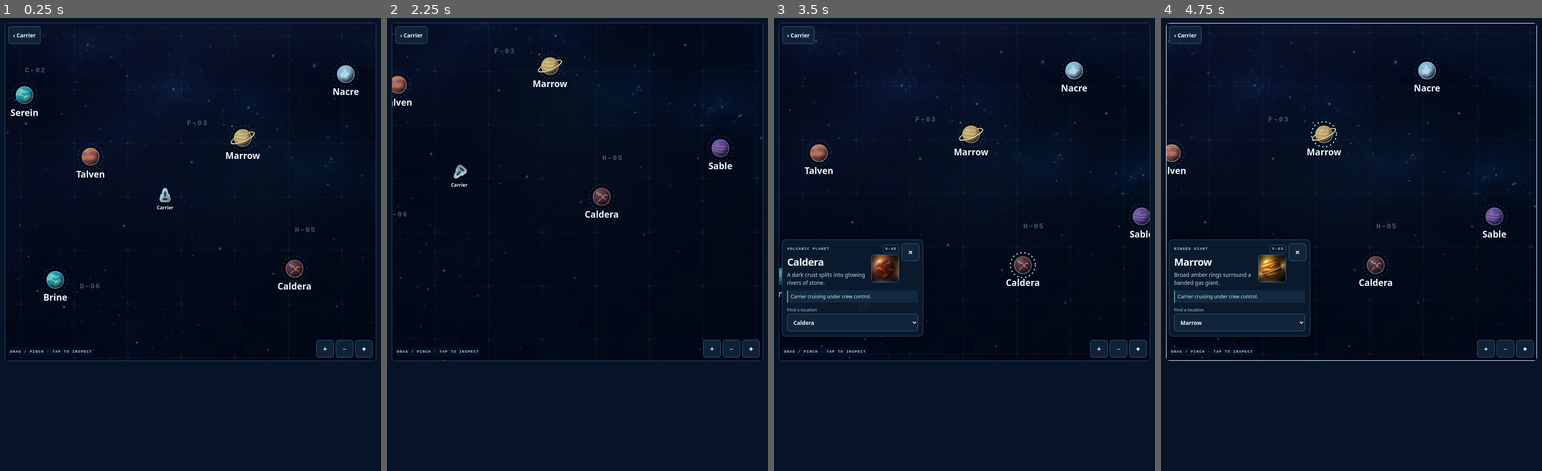
Above: before the commit, frames 1-4 (left to right).
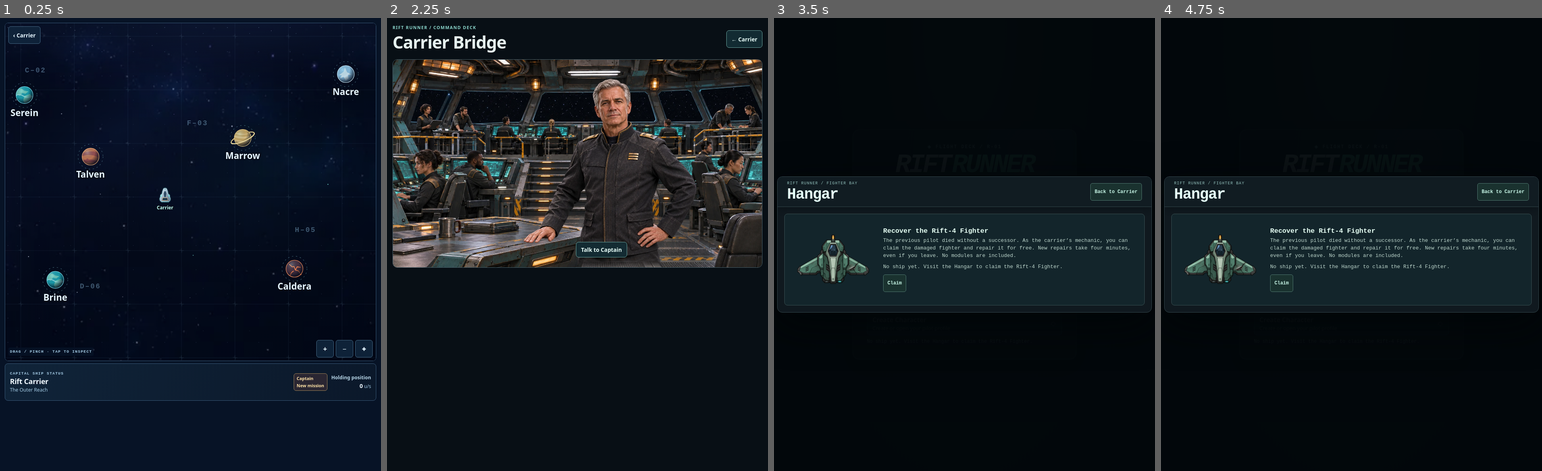
Above: after the commit, the same moments.

Repository: gambizt3-dev/rift-runner
Game: browser game, page galaxy-map.html
Same seed, same stepped clock (60 frames per second), same inputs: the game is played once before the commit and once after it.
Inputs (mouse positions are in pixels of both pictures, inside the frame that each line leads up to; where the layout moved, square brackets give the same spot in the first picture):
- Up to frame 1 (0.25 s): no input
- Up to frame 2 (2.25 s): click (577, 190) at 0.27 s; hold Right 1.03-1.53 s; click (577, 226) at 1.07 s; tap Ctrl at 1.1, 1.6, 2.1 s; hold Down 1.58-1.85 s; click (505, 158) at 1.67 s; hold Left from 1.9 s (still down); click (703, 380) at 2.02 s, where only the run after the commit has a clickable "Captain New mission"
- Up to frame 3 (3.5 s): click (1036, 108) [1036, 140] at 2.27 s; release Left at 2.47 s; hold Up 2.52-2.82 s; tap Ctrl at 2.6, 3.1 s; click (1021, 321) [1021, 258] at 2.87 s; hold Right from 2.87 s (still down); click (854, 439) at 3.27 s, where only the run after the commit has a clickable "Go to Hangar"; click (907, 357) [873, 276] at 3.47 s
- Up to frame 4 (4.75 s): release Right at 3.53 s; hold Up 3.58-3.82 s; tap Ctrl at 3.6, 4.1, 4.6 s; hold Left 3.87-4.3 s; click (1351, 153) [1351, 122] at 4.07 s; hold Down 4.35-4.68 s; click (1420, 267) [1461, 208] at 4.67 s; hold Right from 4.73 s (still down)

The runs differ from the first frame. In frame 1, 0.7% of the frame differs, in the area x 1-99%, y 76-85%; in frame 2, 36%; in frame 3, 64%; in frame 4, 65%, in the area x 0-100%, y 0-100%.

Commit message:
Add live capital ship status and Captain briefing alerts below the Galaxy Map

Diff:
--- a/galaxy-map.css
+++ b/galaxy-map.css
@@ -7,9 +7,18 @@
 .eyebrow span,.chart-hint span{color:#5de0d0;padding-inline:3px}
 .control{min-height:44px;display:inline-flex;align-items:center;justify-content:center;border:1px solid #456884;border-radius:6px;background:#10243b;color:#e5f6ff;padding:7px 11px;font:700 .86rem system-ui;text-decoration:none;white-space:nowrap;cursor:pointer;touch-action:manipulation}
 .control:hover{background:#1c394f}.control:focus-visible{outline:2px solid #b2fff1;outline-offset:2px}.control:disabled{opacity:.42;cursor:default}
-.atlas-body{position:relative}
+.atlas-body{--carrier-strip:clamp(74px,12svh,94px);--strip-gap:6px;display:grid;gap:var(--strip-gap)}
+.atlas-surface{position:relative;min-width:0}
+.carrier-strip{min-height:var(--carrier-strip);min-width:0;display:flex;justify-content:space-between;align-items:center;gap:10px;padding:7px 12px;border:1px solid #395978;border-radius:8px;background:linear-gradient(112deg,#102439,#0b182a);font-size:.76rem;line-height:1.2;color:#a5cce6}
+.carrier-strip-ident{min-width:0}
+.carrier-strip h2{margin:3px 0;color:#f0f8ff;font-size:clamp(.92rem,3.6vw,1.14rem);letter-spacing:-.02em}
+.carrier-strip-flight{flex:none;min-width:86px;text-align:right}
+.strip-motion{color:#b8d7e9;font-weight:750}
+.strip-motion[data-motion=cruising],.strip-motion[data-motion=transit]{color:#a0f5e3}
+.strip-speed{margin-top:4px;font-size:.75rem;font-variant-numeric:tabular-nums}
+.strip-speed strong{color:#eff8ff;font-size:.9rem}
 .chart,.details{min-width:0;border:1px solid #395978;border-radius:9px;background:#0b1a2d;overflow:hidden}
-.viewport{height:clamp(390px,calc(100svh - 28px),850px);position:relative;touch-action:none;overflow:hidden;background:#080f23;user-select:none}
+.viewport{height:clamp(390px,calc(100svh - 30px - var(--carrier-strip) - var(--strip-gap)),850px);position:relative;touch-action:none;overflow:hidden;background:#080f23;user-select:none}
 #galaxy-chart{display:block;width:100%;height:100%;cursor:grab}
 .viewport.dragging svg{cursor:grabbing}
 .sector-labels{font:700 16px ui-monospace,monospace;letter-spacing:.14em;fill:#739cba;opacity:.53}
@@ -33,7 +42,7 @@
 .details label{display:block;font-size:.69rem;color:#abcbe0;margin-bottom:3px}.details select{width:100%;white-space:normal}
 @media(max-width:690px){
  .atlas{--atlas-bottom:env(safe-area-inset-bottom,0px)}
- .viewport{height:max(285px,calc(100svh - var(--atlas-top) - var(--atlas-bottom) - 2px));height:max(285px,calc(100dvh - var(--atlas-top) - var(--atlas-bottom) - 2px))}
+ .viewport{height:max(285px,calc(100svh - var(--atlas-top) - var(--atlas-bottom) - 2px - var(--carrier-strip) - var(--strip-gap)));height:max(285px,calc(100dvh - var(--atlas-top) - var(--atlas-bottom) - 2px - var(--carrier-strip) - var(--strip-gap)))}
 }
 @media(prefers-reduced-motion:reduce){*,*::before,*::after{scroll-behavior:auto!important}}
 #galaxy-chart:focus-visible{outline:2px solid #92eade;outline-offset:-2px}
@@ -48,3 +57,7 @@
 .viewport>.back{position:absolute;z-index:2;inset-block-start:8px;inset-inline-start:8px;background:#10243beb}
 
 .signal[data-surveyed] .world-orbit{stroke:#ffd29b;stroke-width:2;opacity:.92}
+
+.captain-alert{display:grid;justify-items:start;gap:2px;padding:4px 7px;margin-inline-start:auto;background:#2a2632;color:#ffe3a6;border-color:#9c8055;font-size:.68rem;line-height:1.15}
+.captain-alert strong{font-weight:800}.captain-alert:hover{background:#493b32;color:#fff0ba}
+@media(max-width:350px){.carrier-strip{gap:6px;padding-inline:7px}.carrier-strip-flight{min-width:68px}.carrier-strip .eyebrow{letter-spacing:.06em}}
--- a/galaxy-map.html
+++ b/galaxy-map.html
@@ -6,13 +6,16 @@
 <meta name="theme-color" content="#071326">
 <title>Galaxy Map · Rift Runner</title>
 <link rel="icon" href="./rift-192.png">
-<link rel="stylesheet" href="./galaxy-map.css?v=158">
-<script src="./galaxy-map.js?v=158" defer></script>
+<link rel="stylesheet" href="./galaxy-map.css?v=159">
+<script src="./pilot-credits.js?v=159" data-read-only defer></script>
+<script src="./pilot-missions.js?v=159" defer></script>
+<script src="./galaxy-map.js?v=159" defer></script>
 </head>
 <body>
 <main class="atlas" aria-labelledby="galaxy-title">
  <h1 class="atlas-sr-only" id="galaxy-title">Galaxy Map</h1>
  <div class="atlas-body">
+  <div class="atlas-surface">
   <section class="chart" aria-labelledby="galaxy-sector-title">
    <div class="atlas-sr-only"><b id="galaxy-sector-title">The Outer Reach</b><span id="galaxy-sector-coordinate">Tile 00 · 00</span></div>
    <div class="viewport" id="galaxy-viewport">
@@ -74,6 +77,19 @@
    <label for="galaxy-find">Find a location</label>
    <select class="control" id="galaxy-find"><option value="home">Rift Carrier</option></select>
   </section>
+  </div>
+  <section id="carrier-chart-status" class="carrier-strip" aria-labelledby="carrier-strip-title">
+   <div class="carrier-strip-ident">
+    <p class="eyebrow">Capital ship status</p>
+    <h2 id="carrier-strip-title">Rift Carrier</h2>
+    <p id="carrier-strip-sector">The Outer Reach</p>
+   </div>
+   <a class="control captain-alert" id="galaxy-captain-alert" href="./carrier-bridge.html" hidden><span>Captain</span><strong>New mission</strong></a>
+   <div class="carrier-strip-flight">
+    <p id="carrier-strip-motion" class="strip-motion" data-motion="holding" role="status">Holding position</p>
+    <p class="strip-speed"><strong id="carrier-strip-speed">0</strong> u/s</p>
+   </div>
+  </section>
   <noscript><p>Enable JavaScript to explore the chart.</p></noscript>
  </div>
 </main>
--- a/galaxy-map.js
+++ b/galaxy-map.js
@@ -5,7 +5,8 @@
  const finder=get('galaxy-find'),label=get('location-title'),kind=get('location-class'),sector=get('location-sector');
  const description=get('location-description'),status=get('location-route'),portrait=get('location-portrait');
  const plus=get('galaxy-plus'),minus=get('galaxy-minus'),center=get('galaxy-center');
- const hint=get('galaxy-hint');
+ const hint=get('galaxy-hint'),captainAlert=get('galaxy-captain-alert');
+ const stripSector=get('carrier-strip-sector'),stripMotion=get('carrier-strip-motion'),stripSpeed=get('carrier-strip-speed');
  const details=get('galaxy-details'),closeDetail=get('galaxy-detail-close');
  if(!chart||!view||!markers||!finder)return;
  const ns='http://www.w3.org/2000/svg',worldW=2750,worldH=1810,north=-850,south=2660,cruise=122,throttle=112,brake=130;
@@ -139,6 +140,14 @@
   if(!overview)changed(hull,'transform','rotate('+ship.aim.toFixed(1)+')');
   plus.disabled=scale>=base*2.5-1e-5;minus.disabled=scale<=scaleLimit(0)+1e-5;
  }
+ function updateCarrierStrip(){
+  const motion=travel?.edge?'transit':travel?'cruising':'holding',speed=String(Math.round(ship.speed));
+  const text=motion==='transit'?'Sector transit':motion==='cruising'?'Underway':'Holding position';
+  if(stripMotion&&stripMotion.textContent!==text){
+   stripMotion.textContent=text;stripMotion.setAttribute('data-motion',motion);
+  }
+  if(stripSpeed&&stripSpeed.textContent!==speed)stripSpeed.textContent=speed;
+ }
  function fit(){
   const rect=view.getBoundingClientRect();if(!rect.width||!rect.height)return;
   const ratio=scale/base;
@@ -160,6 +169,7 @@
    const el=get(name);if(record.worlds.length)el.removeAttribute('display');else el.setAttribute('display','none');
   }
   get('galaxy-sector-title').textContent=record.name;get('galaxy-sector-coordinate').textContent='TILE '+tileCode(record);
+  if(stripSector)stripSector.textContent=record.name;
   finder.replaceChildren();
   for(const w of [home,...record.worlds.filter(w=>w!==home)]){
    const option=document.createElement('option');option.value=w.id;option.textContent=w.name;finder.append(option);
@@ -167,7 +177,7 @@
   if(edge){ship.x=edge==='east'?35:worldW-35;ship.y=clamp(y,north+32,south-32);cameraX=ship.x;cameraY=ship.y;}
   else [cameraX,cameraY]=record.origin;
   readout=edge?'Entered '+record.name+'.':'The carrier crew pilots this ship independently.';
-  pick('home');render();
+  pick('home');updateCarrierStrip();render();
  }
  function announce(message){
   readout=message;
@@ -229,7 +239,7 @@
    if(edge)enterTile(tile().links[edge],edge,y);
    else announce('Carrier holding position before its next course.');
   }
-  render();
+  updateCarrierStrip();render();
  }
  function recenter(){follow=true;cameraX=ship.x;cameraY=ship.y;render();}
  plus.addEventListener('click',()=>adjust(1.44));minus.addEventListener('click',()=>adjust(1/1.44));
@@ -294,5 +304,19 @@
  window.addEventListener('blur',()=>{pointers.clear();rebase();view.classList.remove('dragging');});
  if(window.ResizeObserver){const observer=new window.ResizeObserver(fit);observer.observe(view);}
  else window.addEventListener('resize',fit);
+ function refreshCaptainAlert(){
+  if(!captainAlert)return;
+  const fresh=window.RiftMissions?.getNewBriefings?.()??[];
+  captainAlert.hidden=fresh.length===0;
+  if(fresh.length){
+   const names=fresh.map(item=>item.title).join(', ');
+   captainAlert.setAttribute('title','Available briefings: '+names);
+   captainAlert.setAttribute('aria-label','Captain: new mission available. '+names+'. Go to the Bridge.');
+  }else{
+   captainAlert.removeAttribute('title');captainAlert.removeAttribute('aria-label');
+  }
+ }
+ for(const event of ['pageshow','storage','rift:walletchange'])window.addEventListener(event,refreshCaptainAlert);
+ refreshCaptainAlert();
  fit();enterTile('reach');window.requestAnimationFrame(advance);
 })();
--- a/pilot-credits.js
+++ b/pilot-credits.js
@@ -137,7 +137,7 @@
  // own preferences. A failed bootstrap is read-only until the next successful write.
  window.RiftCredits=Object.freeze({getBalance,awardVictory,ownsAegis,buyAegis,aegisPrice,getCatalog,getBuildState,owns,canBuy,buy,recordEnemyKill});
  const initial=readRecord();
- if(initial?.raw===null)saveWallet(initial,initial.wallet);
+ if(initial?.raw===null&&!document.currentScript?.hasAttribute?.('data-read-only'))saveWallet(initial,initial.wallet);
  const refresh=()=>{
   if(document.getElementById('carrier-pilot-credits'))refreshBadge(getBalance());
  };
--- a/pilot-missions.js
+++ b/pilot-missions.js
@@ -116,10 +116,19 @@
  const acceptQualification=(id,expected)=>qualifiers.get(id)?.accept(expected)??null;
  const winQualification=(id,expected,acceptedAt)=>qualifiers.get(id)?.win(expected,acceptedAt)??null;
  const lodgeQualification=(id,expected,acceptedAt)=>qualifiers.get(id)?.lodge(expected,acceptedAt)??null;
+ function getNewBriefings(){
+  if(!getStarter())return [{id:'starter',title:'Outfit the Rift-4'}];
+  const fresh=[];
+  if(!intercept.get())fresh.push({id:'intercept',title:'Vandul Intercept'});
+  for(const {id,rank} of qualifications){
+   if(!getQualification(id)&&qualificationEligible(id))fresh.push({id,title:rank+' Qualification'});
+  }
+  return fresh;
+ }
  const wingman=qualifiers.get('wingman'),ace=qualifiers.get('ace');
  window.RiftMissions=Object.freeze({generation,getStarter,lodgeStarter,getSquadronFormation,setSquadronFormation,getSquadronTestLayout,setSquadronTestLayout,
   getIntercept:intercept.get,acceptIntercept:intercept.accept,winIntercept:intercept.win,lodgeIntercept:intercept.lodge,
-  qualifications,getQualification,qualificationEligible,acceptQualification,winQualification,lodgeQualification,
+  qualifications,getQualification,getNewBriefings,qualificationEligible,acceptQualification,winQualification,lodgeQualification,
   getWingman:wingman.get,wingmanEligible:wingman.eligible,acceptWingman:wingman.accept,winWingman:wingman.win,lodgeWingman:wingman.lodge,
   getAce:ace.get,aceEligible:ace.eligible,acceptAce:ace.accept,winAce:ace.win,lodgeAce:ace.lodge
  });
--- a/tests/carrier-bridge.test.cjs
+++ b/tests/carrier-bridge.test.cjs
@@ -314,3 +314,16 @@
   assert.equal(q.nodes['mission-title'].textContent,expected);
  }
 });
+
+test('new Captain briefings exclude accepted or completed missions and include eligible ranks',()=>{
+ const q=play({kills:()=>10}),m=q.window.RiftMissions;
+ const fresh=()=>Array.from(m.getNewBriefings(),entry=>entry.id);
+ assert.deepEqual(fresh(),['starter']);
+ assert.ok(m.lodgeStarter(m.generation()));
+ assert.deepEqual(fresh(),['intercept','wingman']);
+ assert.ok(m.acceptIntercept(m.generation()));
+ assert.deepEqual(fresh(),['wingman']);
+ const wing=m.acceptWingman(m.generation());
+ assert.ok(wing);assert.deepEqual(fresh(),[]);
+ assert.ok(m.winWingman(m.generation(),wing.acceptedAt));assert.deepEqual(fresh(),[]);
+});
--- a/tests/galaxy-map.test.cjs
+++ b/tests/galaxy-map.test.cjs
@@ -2,7 +2,7 @@
 const test=require('node:test'),assert=require('node:assert/strict'),fs=require('node:fs'),path=require('node:path'),vm=require('node:vm');
 const dist=['../dist','..'].map(d=>path.join(__dirname,d)).find(d=>fs.existsSync(path.join(d,'galaxy-map.js')));
 const read=f=>fs.readFileSync(path.join(dist,f),'utf8');
-function setup({seed=13,reduced=false,width=390,height=780}={}){
+function setup({seed=13,reduced=false,width=390,height=780,briefings=()=>[]}={}){
  const ids=new Map(),events=new Map(),rect={width,height,left:12,top:66};
  function node(tag){
   const kids=[],attrs=new Map(),listeners=new Map(),style=new Map(),classes=new Set();
@@ -18,7 +18,7 @@
  let clock=100,raf=null,rng=seed;
  const math=Object.create(Math);math.random=()=>((rng=(Math.imul(rng,1664525)+1013904223)>>>0)/4294967296);
  const context={Math:math,document:{hidden:false,getElementById:el,createElement:node,createElementNS:(ns,t)=>node(t)},
-  window:{Image:img,matchMedia:()=>({matches:reduced}),addEventListener:(a,b)=>events.set(a,b),requestAnimationFrame(fn){raf=fn;return 1;}}};
+  window:{Image:img,RiftMissions:{getNewBriefings:briefings},matchMedia:()=>({matches:reduced}),addEventListener:(a,b)=>events.set(a,b),requestAnimationFrame(fn){raf=fn;return 1;}}};
  vm.runInNewContext(read('galaxy-map.js'),context);
  const chart=el('galaxy-chart');
  const shape=()=>chart.attrs.get('viewBox').split(' ').map(Number);
@@ -41,7 +41,7 @@
  assert.match(html,/class="control back" href="\.\/carrier\.html"/);
  assert.doesNotMatch(html,/class="atlas-head"|class="chart-cap"|Rift Runner <span> \/ <\/span> Navigation/,'the map has no visible title or tile header');
  assert.match(html,/<h1 class="atlas-sr-only" id="galaxy-title">Galaxy Map<\/h1>/);
- assert.match(html,/viewport-fit=cover/);assert.match(html,/galaxy-map.js\?v=158/);
+ assert.match(html,/viewport-fit=cover/);assert.match(html,/galaxy-map.js\?v=159/);
  assert.doesNotMatch(html,/\bfire-button\b|\bgame\.js\b|galaxy-route|class="lanes"|galaxy-fly|galaxy-explore|galaxy-(east|west)/);
  assert.match(read('galaxy-map.css'),/\.viewport\{[^}]+touch-action:none/);
  assert.equal(q.el('galaxy-find').kids.length,18,'16 planets, the signal and the Carrier');
@@ -190,3 +190,26 @@
  assert.ok(q.shape()[1]+q.shape()[3]>2500,'south expansion is pannable');
  assert.deepEqual(q.position(q.pin('pirates')),mark);
 });
+
+test('capital ship strip stays below the chart and shows live speed even when no contact drawer is open',()=>{
+ const q=setup(),html=read('galaxy-map.html'),css=read('galaxy-map.css');
+ assert.match(html,/<section id="carrier-chart-status" class="carrier-strip" aria-labelledby="carrier-strip-title">/);
+ assert.match(css,/100dvh - var\(--atlas-top\) - var\(--atlas-bottom\) - 2px - var\(--carrier-strip\) - var\(--strip-gap\)/);
+ assert.equal(q.el('galaxy-details').hidden,true);
+ assert.equal(q.el('carrier-strip-sector').textContent,'The Outer Reach');
+ assert.equal(q.el('carrier-strip-speed').textContent,'0');
+ assert.equal(q.el('carrier-strip-motion').textContent,'Holding position');
+ q.step(180);assert.equal(q.el('carrier-strip-motion').textContent,'Underway');
+ assert.ok(Number(q.el('carrier-strip-speed').textContent)>0&&Number(q.el('carrier-strip-speed').textContent)<=122);
+ assert.equal(q.el('galaxy-details').hidden,true);
+});
+
+test('Captain alert opens the Bridge only for currently available new briefings',()=>{
+ let fresh=[];const q=setup({briefings:()=>fresh}),alert=q.el('galaxy-captain-alert');
+ assert.equal(alert.hidden,true);
+ assert.match(read('galaxy-map.html'),/id="galaxy-captain-alert" href="\.\/carrier-bridge\.html" hidden/);
+ assert.match(read('galaxy-map.html'),/pilot-credits\.js\?v=159" data-read-only/);
+ fresh=[{id:'wingman',title:'Wingman Qualification'}];q.events.get('storage')();
+ assert.equal(alert.hidden,false);assert.match(alert.attrs.get('aria-label'),/Wingman Qualification/);
+ fresh=[];q.events.get('pageshow')();assert.equal(alert.hidden,true);assert.equal(alert.attrs.has('aria-label'),false);
+});
